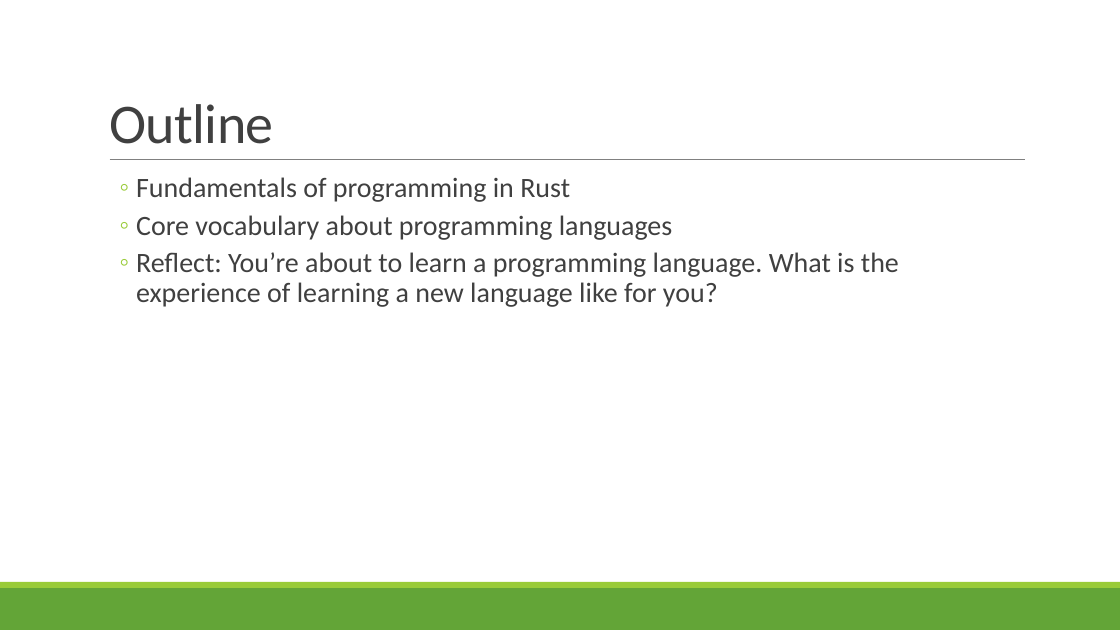
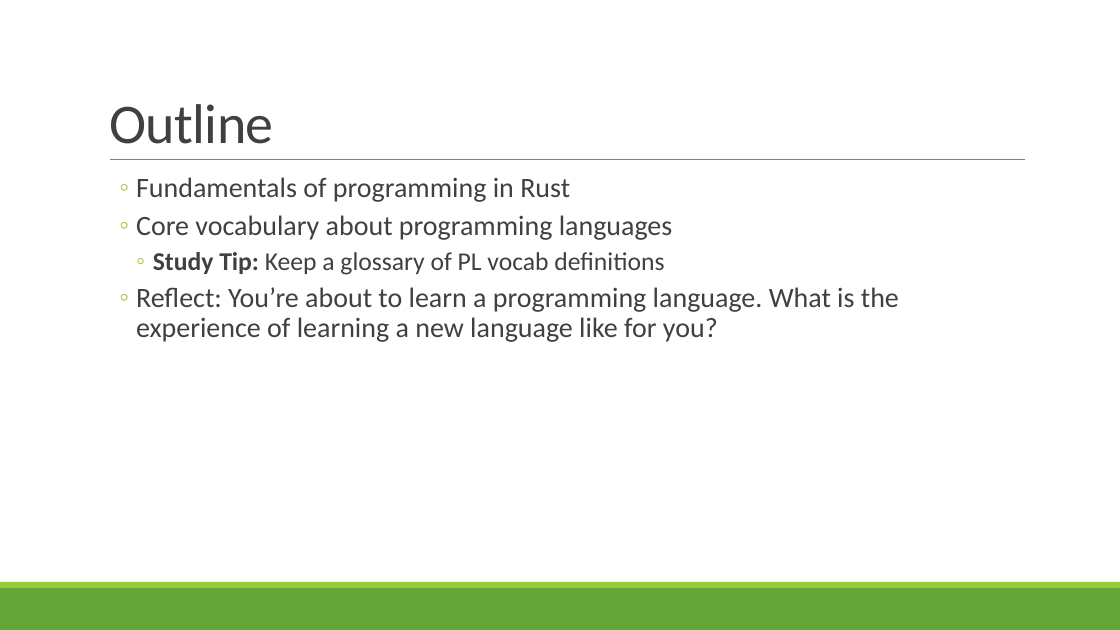
Before and after one commit to rbohrer/pl-course, a slide deck: slide 2 of LectureSlides/02Rust.pptx. Drawn at 1120x630 pixels with LibreOffice and Linux fonts; fonts in the diff are those of the drawing. Boxes give left, top, right and bottom in pixels: in the first picture for what was removed or moved away, otherwise in the second. Text is boxed around its words. In the diff, an @@ line names an element or a change of style, - is before the commit and + after.

```diff
--- a/LectureSlides/02Rust.pptx
+++ b/LectureSlides/02Rust.pptx
@@ text at [153,252,664,275]: paragraph added @@
+    ◦ Study Tip: Keep a glossary of PL vocab definitions
```
Also in this commit, not shown: 4 other slides changed, 1 slide added.
